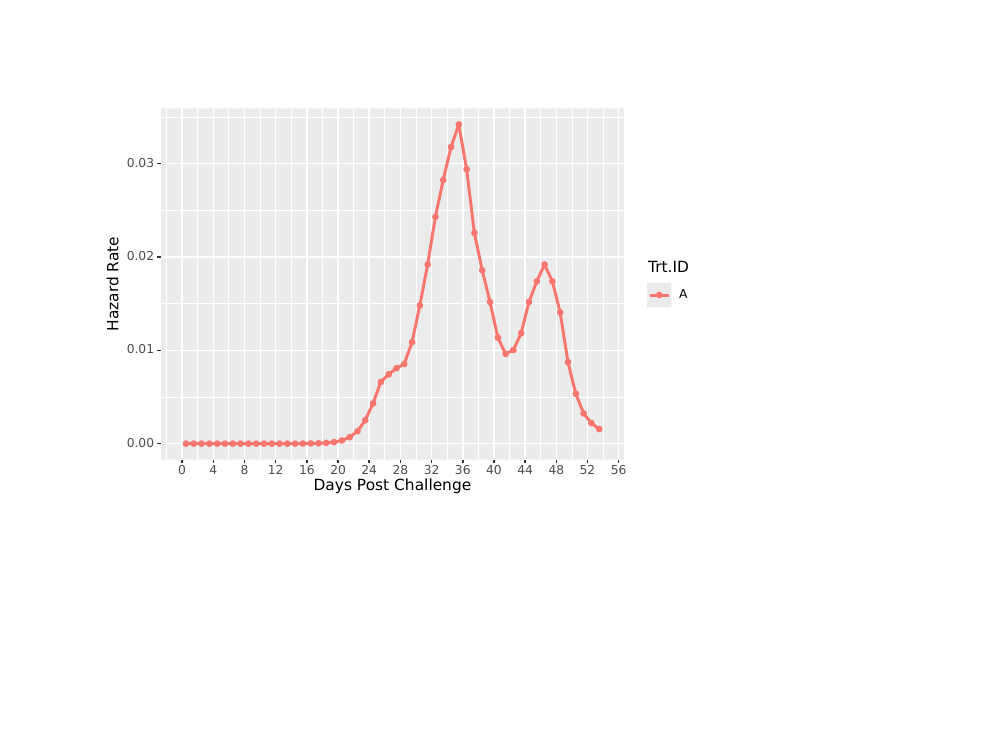
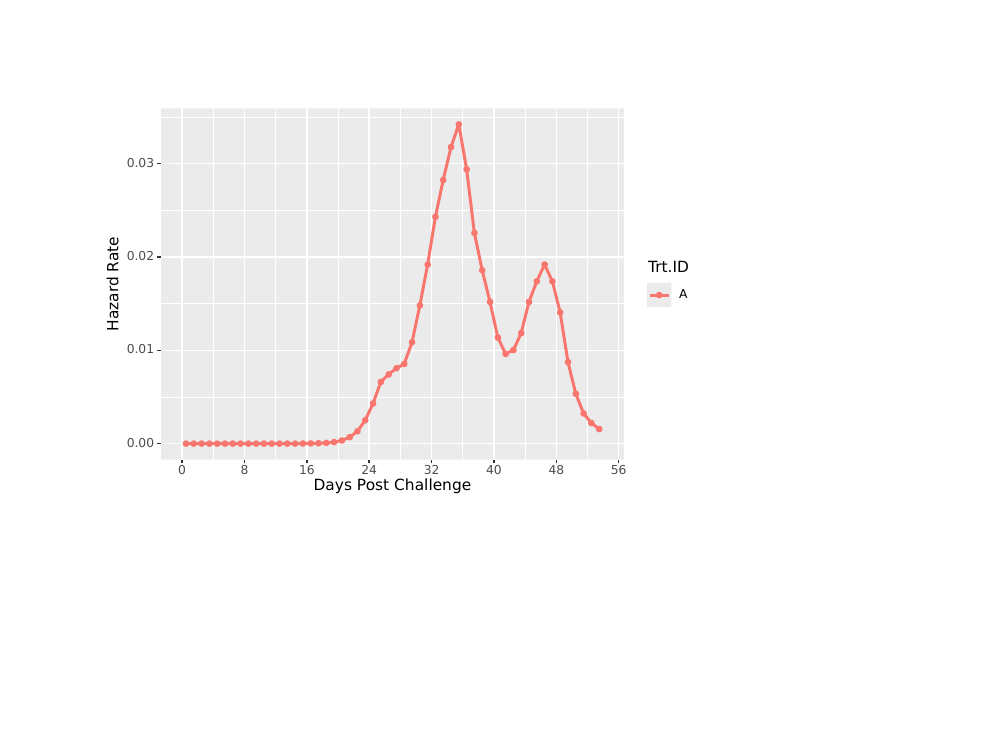
Before and after one commit to sean4andrew/safuncs, a slide deck: slide 1 of reference/ONDA_XX-Hazard-Curve.pptx. Drawn at 1008x756 pixels with LibreOffice and Linux fonts; fonts in the diff are those of the drawing. Boxes give left, top, right and bottom in pixels: in the first picture for what was removed or moved away, otherwise in the second. Text is boxed around its words. In the diff, an @@ line names an element or a change of style, - is before the commit and + after.

```diff
--- a/reference/ONDA_XX-Hazard-Curve.pptx
+++ b/reference/ONDA_XX-Hazard-Curve.pptx
@@ freeform shape: place and size @@
-freeform shape at [229, 109, 229, 460]
+freeform shape at [214, 109, 214, 460]
@@ 5 freeform shapes: place and size @@
-5 freeform shapes at [260, 109, 510, 460]
+5 freeform shapes at [275, 109, 525, 460]
@@ freeform shape: place and size @@
-freeform shape at [603, 109, 603, 460]
+freeform shape at [588, 109, 588, 460]
@@ group removed at [166, 109, 596, 474]: 17 freeform shapes, 7 texts @@
-4
-12
-20
-28
-36
-44
-52
```
Also in this commit, not shown: 27 other files.
